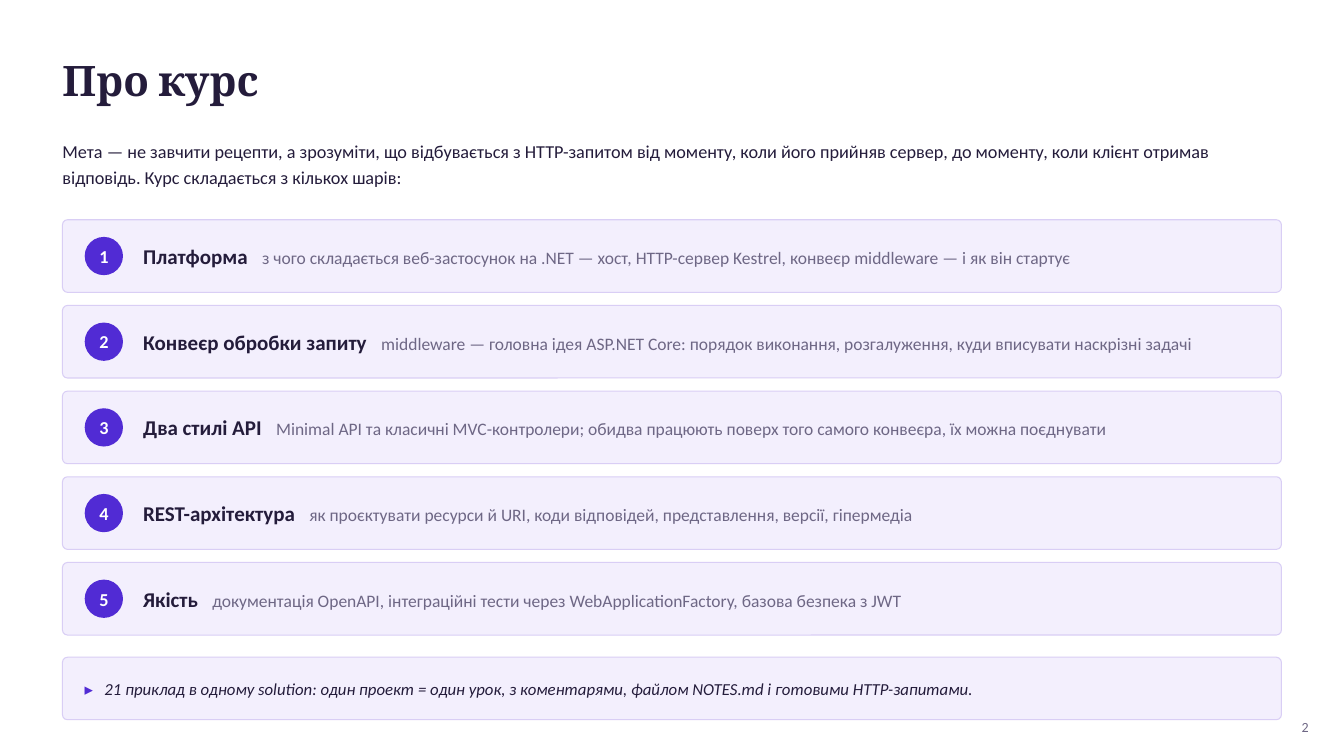
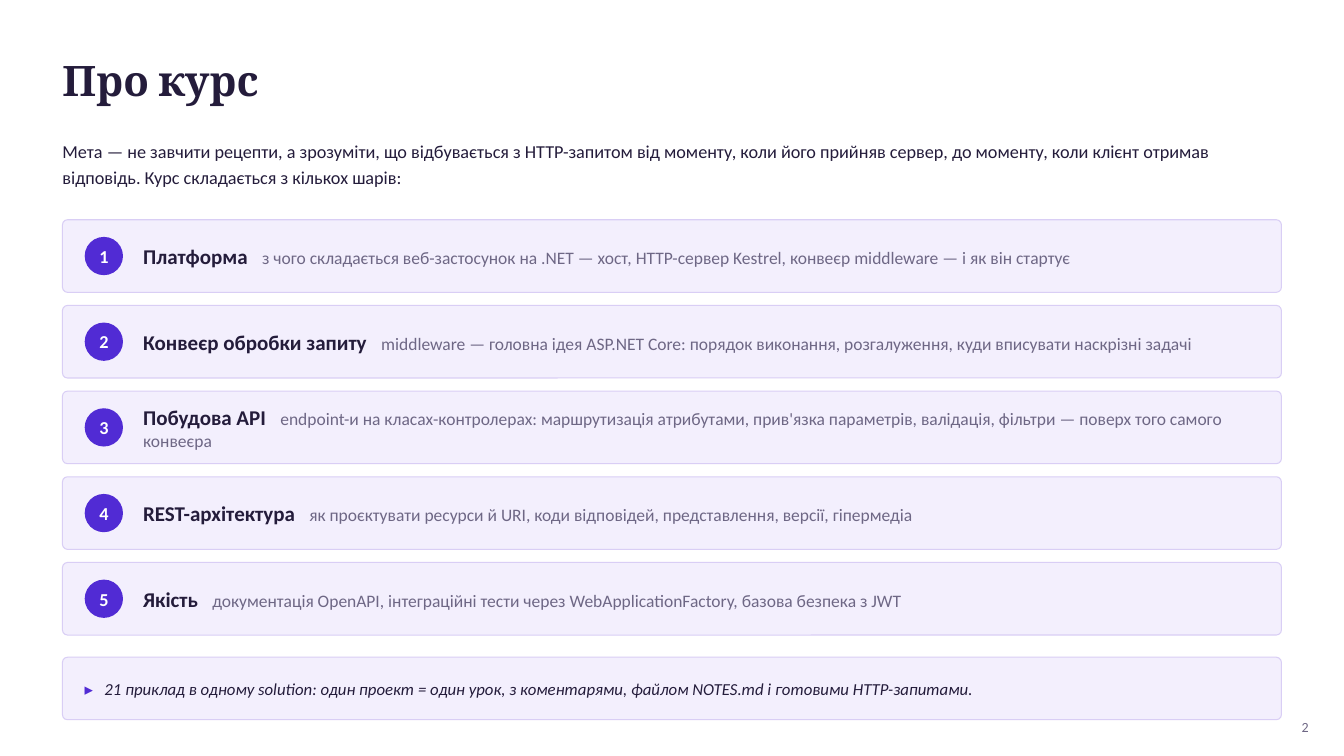
Before and after one commit to MrTomkaYurii/AspNet-Basics, a slide deck: slide 2 of docs/Основи ASP.NET Core — лекція.pptx. Drawn at 1344x756 pixels with LibreOffice and Linux fonts; fonts in the diff are those of the drawing. Boxes give left, top, right and bottom in pixels: in the first picture for what was removed or moved away, otherwise in the second. Text is boxed around its words. In the diff, an @@ line names an element or a change of style, - is before the commit and + after.

```diff
--- a/docs/Основи ASP.NET Core — лекція.pptx
+++ b/docs/Основи ASP.NET Core — лекція.pptx
@@ text at (143,410,1222,450): text changed @@
-Два стилі API Minimal API та класичні MVC-контролери; обидва працюють поверх того самого конвеєра, їх можна поєднувати
+Побудова API endpoint-и на класах-контролерах: маршрутизація атрибутами, прив'язка параметрів, валідація, фільтри — поверх того самого конвеєра
```
Also in this commit, not shown: 17 other slides changed, 2 slides added, 2 slides removed, 50 other files.
